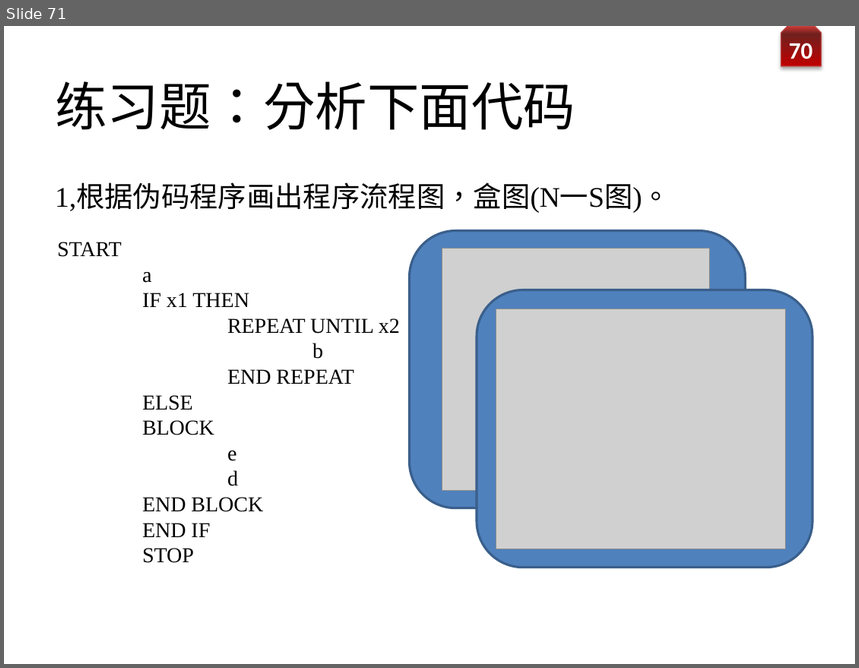
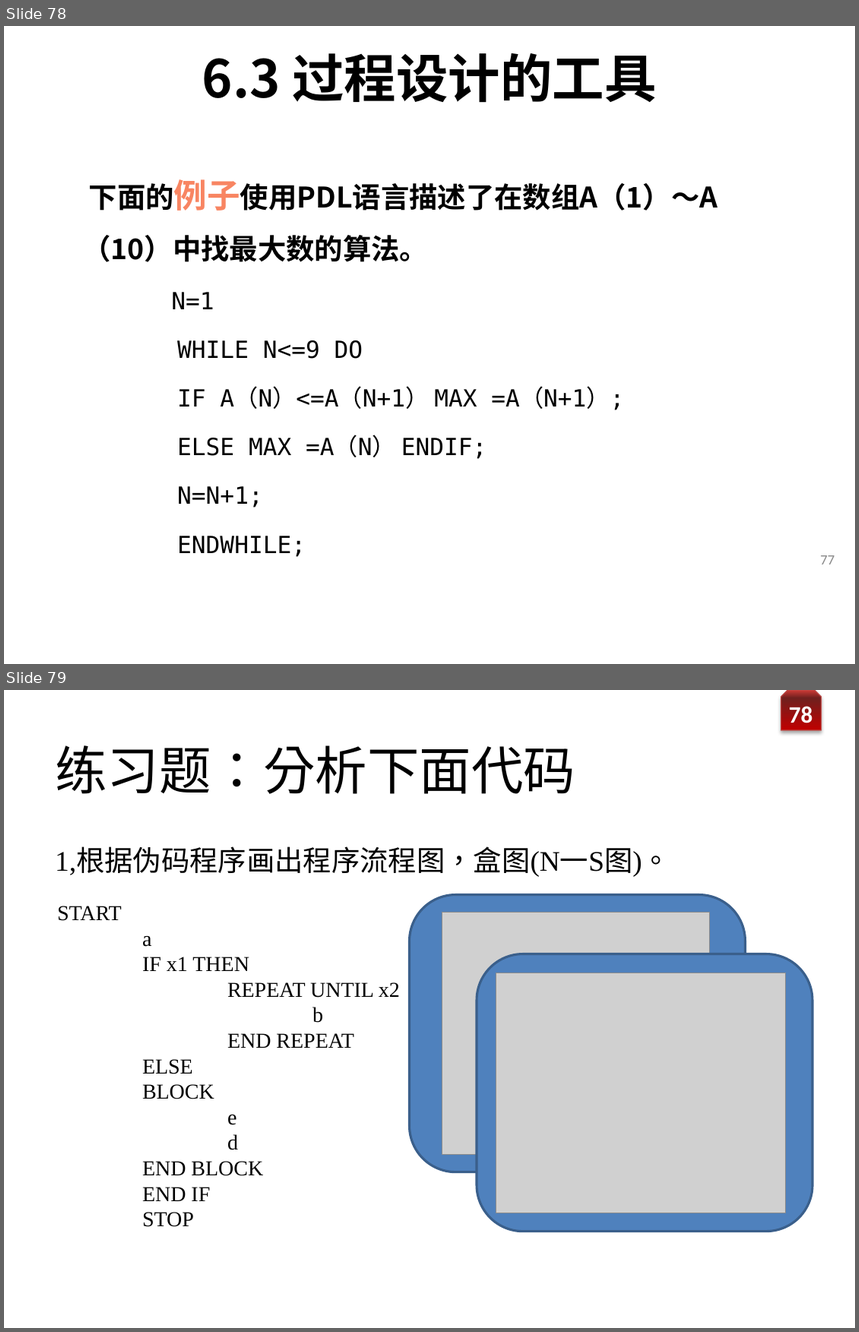
Before and after one commit to zeemeil/zeemeil.github.io, a slide deck: files/2025_1_SE/0331_SE_chapter6.pptx. Shown one above the other, each under a label of ours: slide 71 before the commit, slides 78 and 79 after it. The pictures are 859x668 and 859x1332 pixels, drawn with LibreOffice and Linux fonts; fonts in the diff are those of the drawing; grey boxes stand for pictures; background and template pictures are left out. Boxes give left, top, right and bottom in pixels: in the first picture for what was removed or moved away, otherwise in the second. Text is boxed around its words. In the diff, an @@ line names an element or a change of style, - is before the commit and + after.

```diff
--- a/files/2025_1_SE/0331_SE_chapter6.pptx
+++ b/files/2025_1_SE/0331_SE_chapter6.pptx
@@ slide 78 added at (4,26,855,664), background picture (left out) @@
@@ title added at (202,53,657,103), 44 pt, text #000000, bold @@
+6.3 过程设计的工具
@@ text added at (83,180,718,557), 20 pt, text #000000 @@
+下面的例子使用PDL语言描述了在数组A（1）～A（10）中找最大数的算法。
+N=1
+WHILE N<=9 DO
+IF A（N）<=A（N+1） MAX =A（N+1）;
+ELSE MAX =A（N） ENDIF;
+N=N+1;
+ENDWHILE;
@@ page number added at (820,556,835,565), 12 pt, text #898989 @@
+77
@@ what was slide 71 is now slide 79 @@
@@ page number at (789,703,813,723): text changed @@
-70
+78
```
Also in this commit, not shown: 6 slides changed, 8 other slides added, 1 slide removed, 4 other files.
